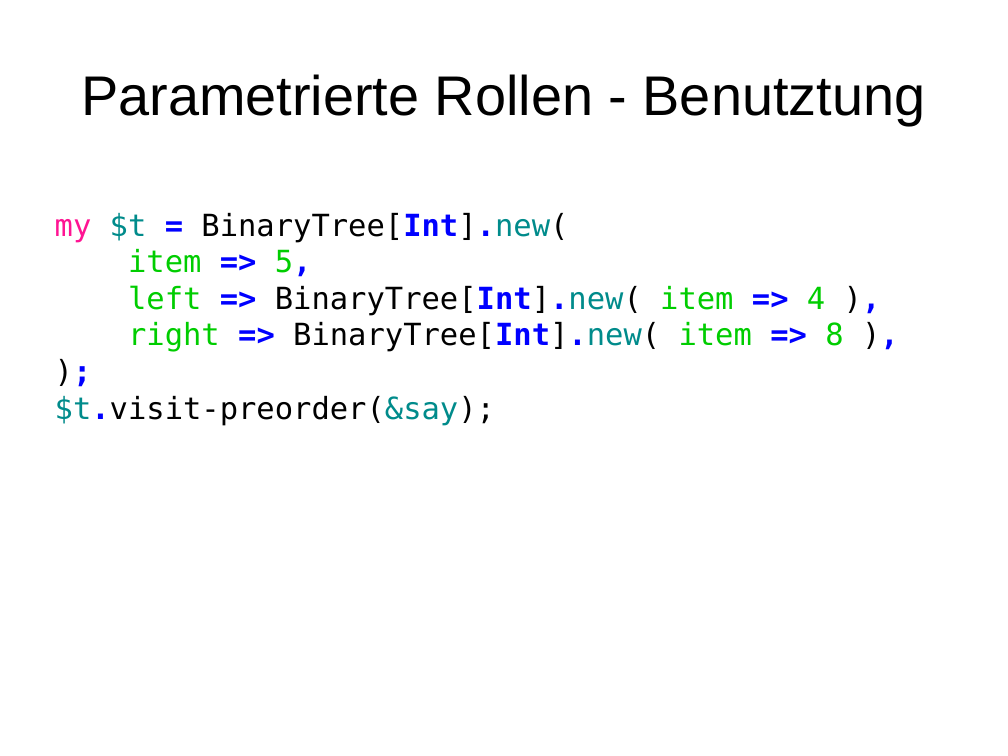
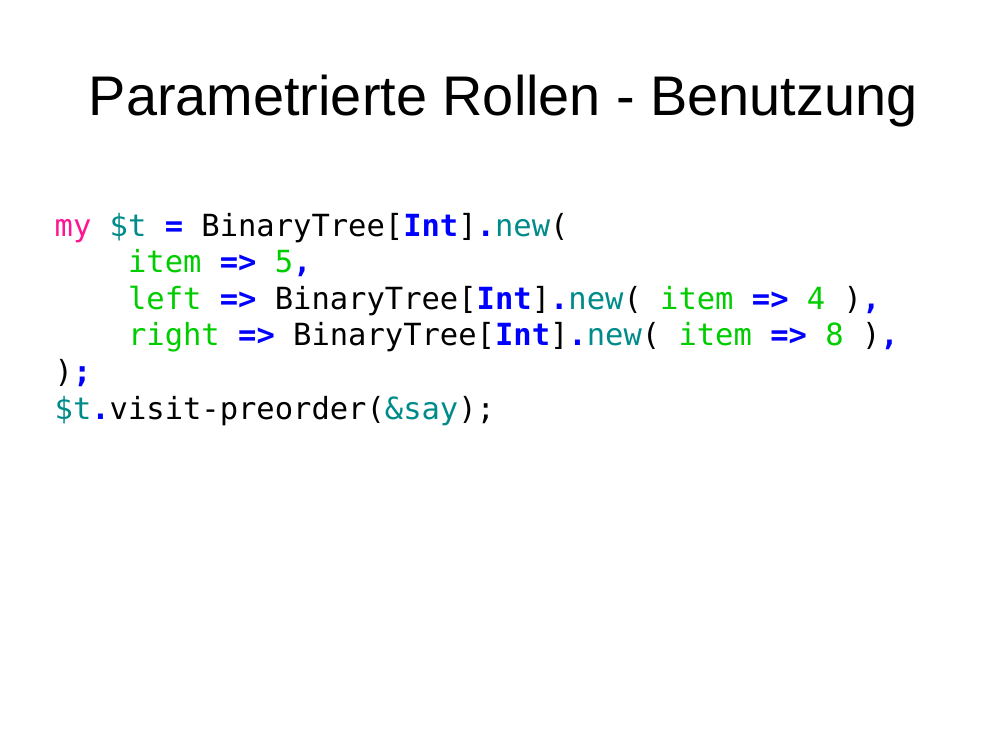
Before and after one commit to moritz/perl6-training-de, a slide deck: slide 98 of schulung.odp. Drawn at 1008x756 pixels with LibreOffice and Linux fonts; fonts in the diff are those of the drawing. Boxes give left, top, right and bottom in pixels: in the first picture for what was removed or moved away, otherwise in the second. Text is boxed around its words. In the diff, an @@ line names an element or a change of style, - is before the commit and + after.

```diff
--- a/schulung.odp
+++ b/schulung.odp
@@ title at bbox=[89, 74, 918, 125]: text changed @@
-Parametrierte Rollen - Benutztung
+Parametrierte Rollen - Benutzung
```
Also in this commit, not shown: 37 slides added, 10 other files.
